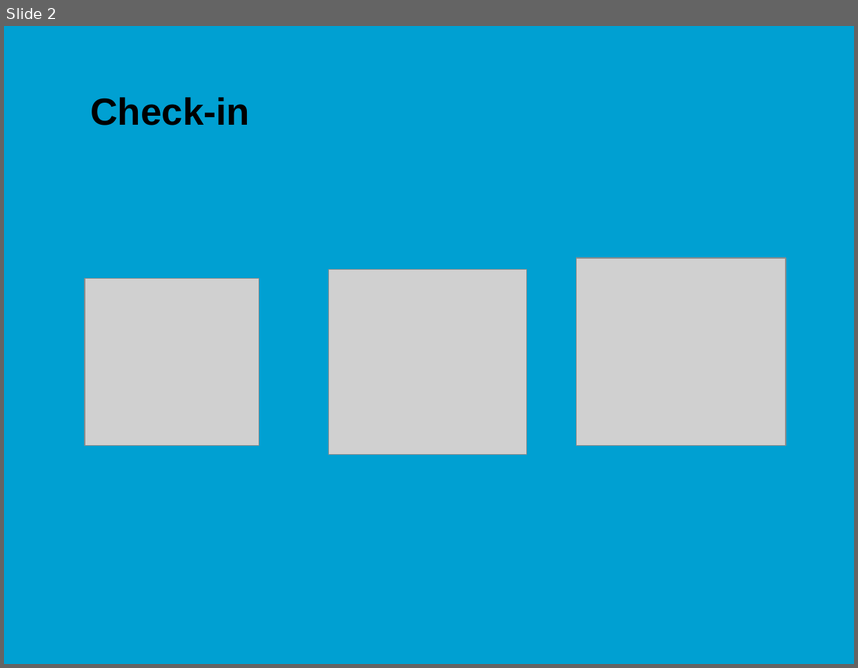
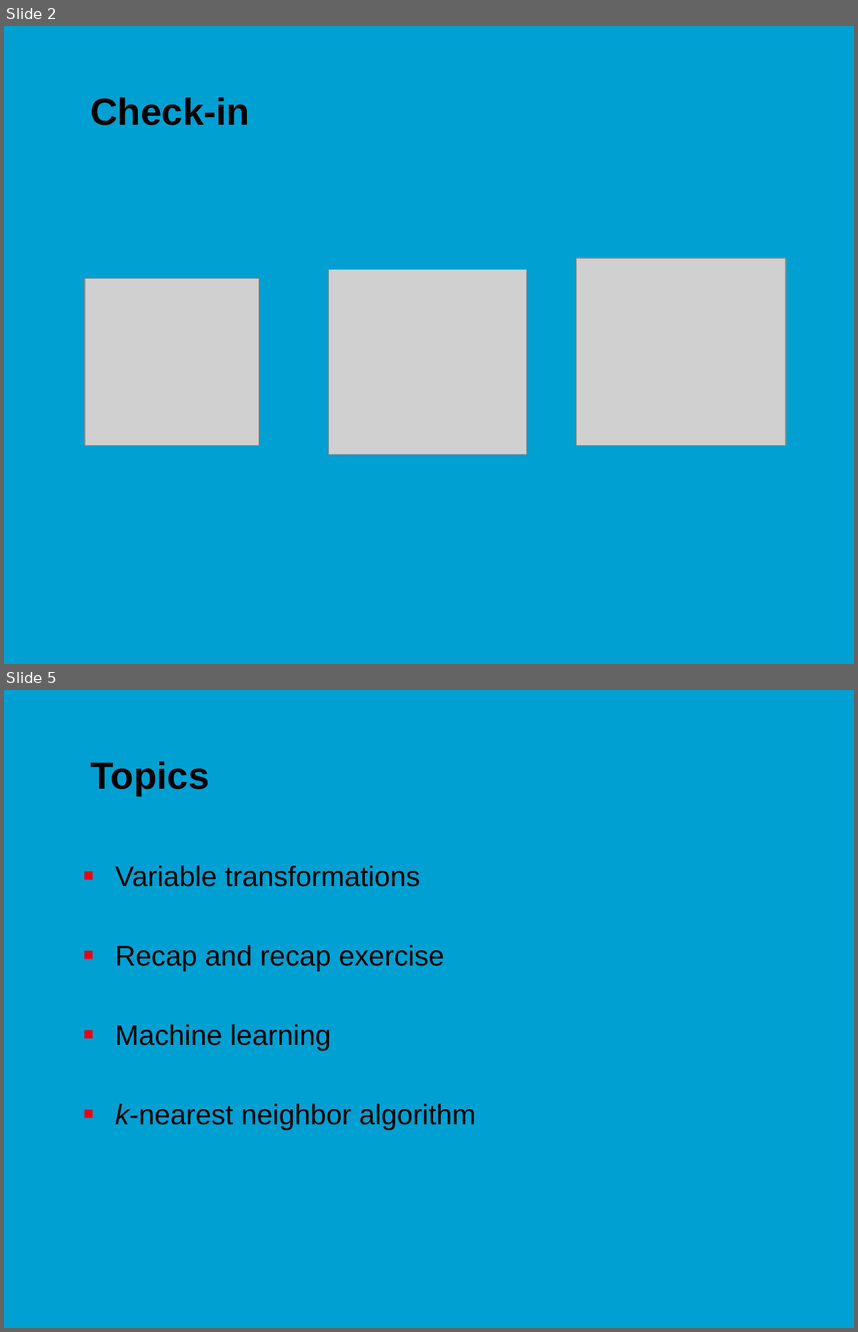
Before and after one commit to jonasmoons/data-driven-learning, a slide deck: slides/ddl-w6l1.pptx. Shown one above the other, each under a label of ours: slide 2 before the commit, slides 2 and 5 after it; the slides between them are not shown. The pictures are 858x668 and 858x1332 pixels, drawn with LibreOffice and Linux fonts; fonts in the diff are those of the drawing; grey boxes stand for pictures; background and template pictures are left out. Boxes give left, top, right and bottom in pixels: in the first picture for what was removed or moved away, otherwise in the second. Text is boxed around its words. In the diff, an @@ line names an element or a change of style, - is before the commit and + after.

```diff
--- a/slides/ddl-w6l1.pptx
+++ b/slides/ddl-w6l1.pptx
@@ slide 5 added at [4,690,854,1328], background picture (left out) @@
@@ title added at [90,761,209,795], 32 pt, text #000000, bold @@
+Topics
@@ text added at [115,865,476,1130], 24 pt, text #000000 @@
+■ Variable transformations
+■ Recap and recap exercise
+■ Machine learning
+■ k-nearest neighbor algorithm
```
Also in this commit, not shown: 5 slides changed, 21 other slides added, 11 slides removed, 7 other files.
